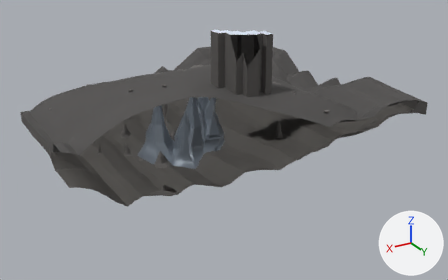
The glTF model assets/models/glb/DF-20.glb as it was, and as the next commit left it.
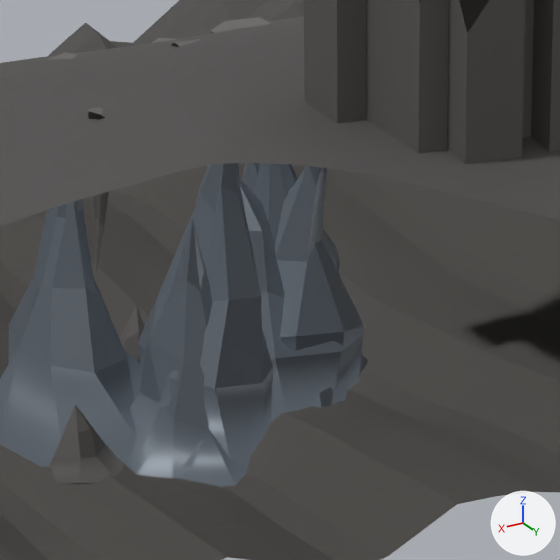
Each version is shown whole from a camera (50 mm lens) standing at (88.3, 158.3, 79.6) and looking at (-2.2, 7.3, 4.1), then close up on the part from 32% to 60% of the width and 22% to 66% of the height. Lighting does not change. The marker at lower right points along +X, +Y and +Z. The older version's two pictures come first. Everything nearer to the camera than a plane just in front of the edit is cut away. Vertices at exactly the same position are counted once.

Before the edit, the objects in view are built like this:
```python
me_cavernshaft = bpy.data.meshes.new('CavernShaft')
me_cavernshaft.from_pydata(...)  # 52 vertices, 52 faces; spans x -6.4..6.4, y -6.4..6.4, z -8.7..8.7
me_cavernshaft.materials.append(mat_df_cavern_wall)  # dark grey #585654
me_cavernstalactites = bpy.data.meshes.new('CavernStalactites')
me_cavernstalactites.from_pydata(...)  # 521 vertices, 974 faces; spans x -31.6..31.6, y -37.6..37.6, z -9.1..9.1
me_cavernstalactites.materials.append(mat_df_cavern_formation)  # dark grey #6b6966
me_districtsignature = bpy.data.meshes.new('DistrictSignature')
me_districtsignature.from_pydata(...)  # 333 vertices, 630 faces; spans x -15.9..15.9, y -14.1..14.1, z -12.6..12.6
me_districtsignature.materials.append(mat_df_cavern_crystal)  # grey #7d8792
ob_cavernshaft = bpy.data.objects.new('CavernShaft', me_cavernshaft)
ob_cavernshaft.location = (-5.35, 11.77, 29.53)
ob_cavernstalactites = bpy.data.objects.new('CavernStalactites', me_cavernstalactites)
ob_cavernstalactites.location = (8.34, -2.98, 13.07)
ob_districtsignature = bpy.data.objects.new('DistrictSignature', me_districtsignature)
ob_districtsignature.location = (4.29, -4.16, 9.15)
# also in view: 'CavernFloor' at (0.0, 0.0, 6.1); 'CavernVault' at (0.0, 0.0, 13.3); 'CavernStalagmites' at (1.5, -0.5, 3.8)
```
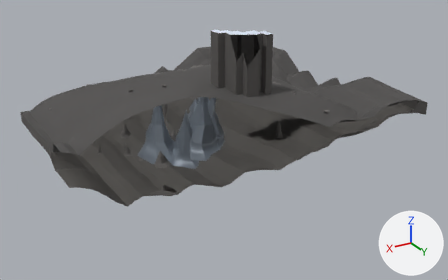
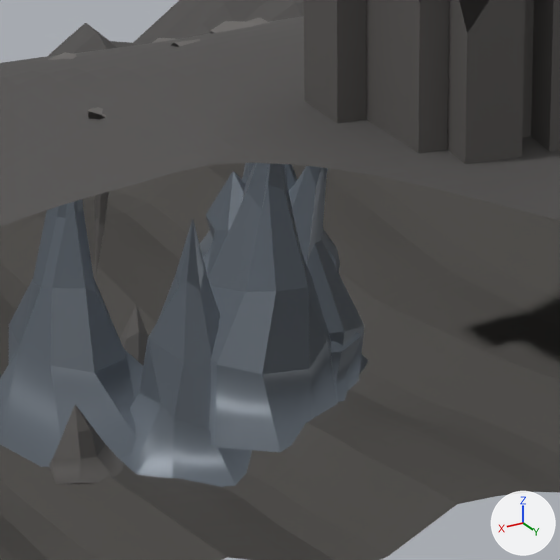
Where the newer file only moved an object's origin or applied its transform, the numbers keep the older frame.

Boxes (x1, y1, x2, y2) around the edits, measured in the close-ups (560 x 560 px; the box of a moved part takes in the faces that stretch with it):
part 1 of me_districtsignature, moved or reshaped
    before: (138, 163, 273, 468)
    after: (208, 163, 338, 452)

The change, as a diff of the scene's bpy script:
```diff
--- a/assets/models/glb/DF-20.glb.py
+++ b/assets/models/glb/DF-20.glb.py
@@ me_districtsignature @@
 # used by ob_districtsignature; location = (4.29, -4.16, 9.15)
-me_districtsignature.from_pydata(...)  # 333 vertices, 630 faces; spans x -15.9..15.9, y -14.1..14.1, z -12.6..12.6
+me_districtsignature.from_pydata(...)  # 333 vertices, 630 faces; spans x -15.9..15.9, y -14.1..14.7, z -12.6..12.6
+# me_districtsignature part 1: the loose piece of 37 vertices spanning x -3.9..7.7, y -2.0..12.3, z -11.8..12.3 is scaled about its middle by (0.998, 1, 0.929), then moved by (-2.3, 2.3, 1.0)
 me_districtsignature.materials.append(mat_df_cavern_crystal)
```
